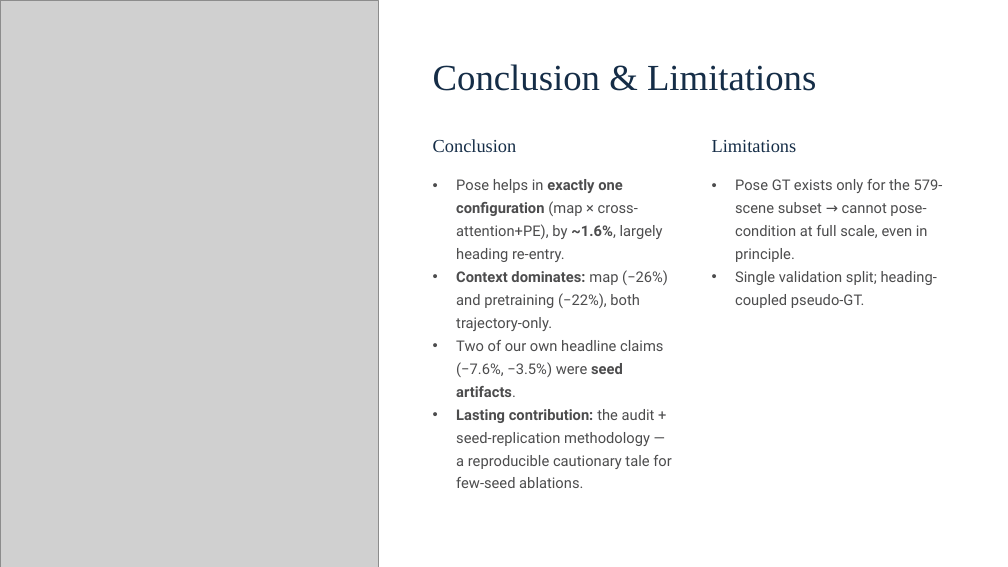
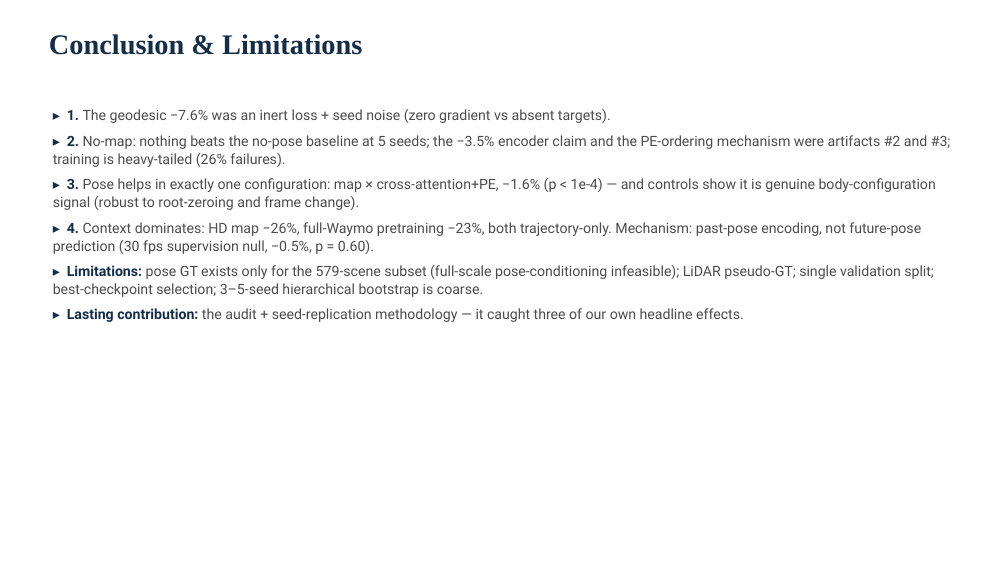
Before and after one commit to ers1804/MTR_with_poses, a slide deck: slide 11 of presentation/MTR-Pose_presentation.pptx. Drawn at 1008x567 pixels with LibreOffice and Linux fonts; fonts in the diff are those of the drawing; grey boxes stand for pictures; background and template pictures are left out. Boxes give left, top, right and bottom in pixels: in the first picture for what was removed or moved away, otherwise in the second. Text is boxed around its words. In the diff, an @@ line names an element or a change of style, - is before the commit and + after.

```diff
--- a/presentation/MTR-Pose_presentation.pptx
+++ b/presentation/MTR-Pose_presentation.pptx
@@ background #000000 to #FFFFFF @@
@@ rectangle removed at [0, 0, 1008, 567] @@
@@ picture removed at [0, 0, 378, 567] @@
@@ text "Conclusion & Limitations": place and size @@
-text "Conclusion & Limitations" at [433, 64, 816, 91]
+text "Conclusion & Limitations" at [49, 34, 362, 55]
@@ text "Conclusion & Limitations" at [49, 34, 362, 55]: size 35 to 27 pt, bold on; line spacing 1.04 to 1 @@
@@ text added at [53, 109, 951, 322], 13.5 pt, text #4C4C4D @@
+▸ 1. The geodesic −7.6% was an inert loss + seed noise (zero gradient vs absent targets).
+▸ 2. No-map: nothing beats the no-pose baseline at 5 seeds; the −3.5% encoder claim and the PE-ordering mechanism were artifacts #2 and #3; training is heavy-tailed (26% failures).
+▸ 3. Pose helps in exactly one configuration: map × cross-attention+PE, −1.6% (p < 1e-4) — and controls show it is genuine body-configuration signal (robust to root-zeroing and frame change).
+▸ 4. Context dominates: HD map −26%, full-Waymo pretraining −23%, both trajectory-only. Mechanism: past-pose encoding, not future-pose prediction (30 fps supervision null, −0.5%, p = 0.60).
+▸ Limitations: pose GT exists only for the 579-scene subset (full-scale pose-conditioning infeasible); LiDAR pseudo-GT; single validation split; best-checkpoint selection; 3–5-seed hierarchical bootstrap is coarse.
+▸ Lasting contribution: the audit + seed-replication methodology — it caught three of our own headline effects.
@@ text removed at [433, 139, 517, 152] @@
-Conclusion
@@ text removed at [712, 140, 797, 152] @@
-Limitations
@@ text removed at [456, 179, 671, 488] @@
-• Pose helps in exactly one configuration (map × cross-attention+PE), by ~1.6%, largely heading re-entry.
-• Context dominates: map (−26%) and pretraining (−22%), both trajectory-only.
-• Two of our own headline claims (−7.6%, −3.5%) were seed artifacts.
-• Lasting contribution: the audit + seed-replication methodology — a reproducible cautionary tale for few-seed ablations.
@@ text removed at [735, 179, 943, 308] @@
-• Pose GT exists only for the 579-scene subset → cannot pose-condition at full scale, even in principle.
-• Single validation split; heading-coupled pseudo-GT.
```
Also in this commit, not shown: 5 other slides changed, 1 slide added, 1 slide removed.
